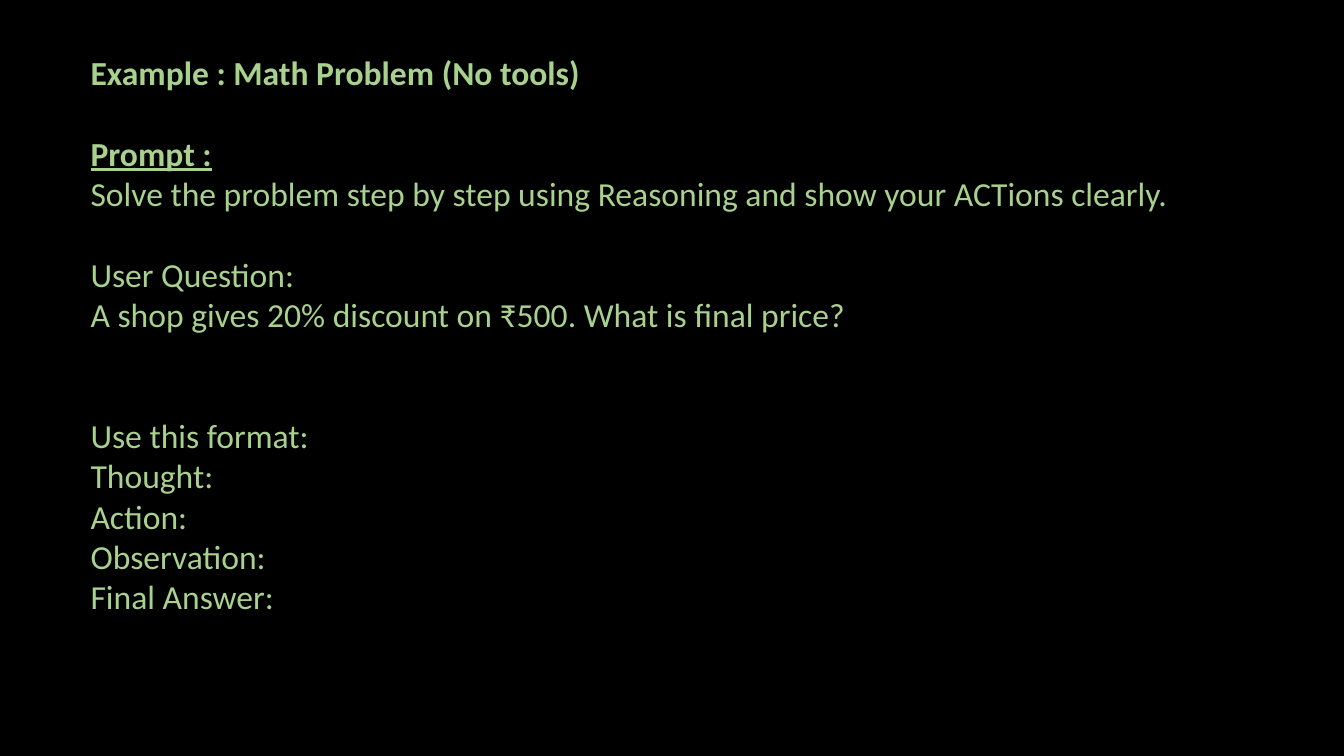
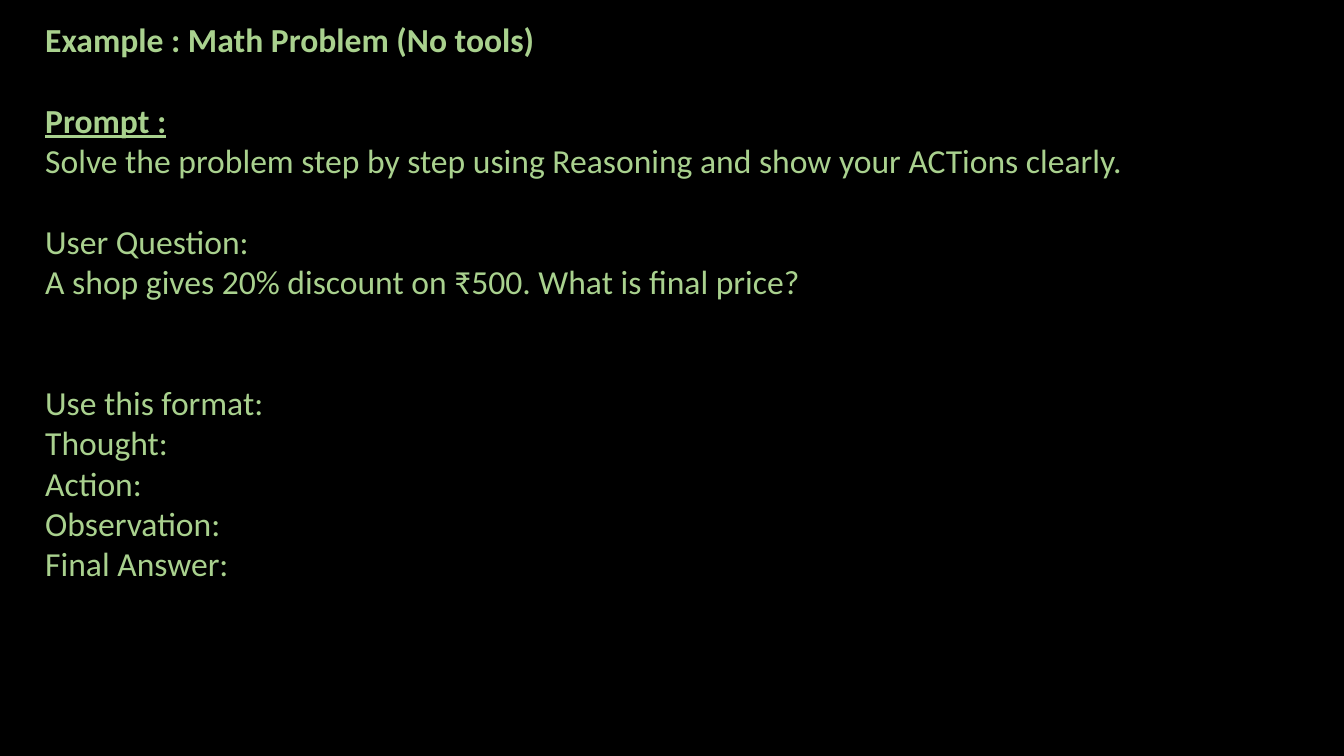
Before and after one commit to ash322ash422/youtube, a slide deck: slide 3 of prompt_engineering/pe-4-advanced-ReAct_prompting.pptx. Drawn at 1344x756 pixels with LibreOffice and Linux fonts; fonts in the diff are those of the drawing; background and template pictures are left out. Boxes give left, top, right and bottom in pixels: in the first picture for what was removed or moved away, otherwise in the second. Text is boxed around its words. In the diff, an @@ line names an element or a change of style, - is before the commit and + after.

```diff
--- a/prompt_engineering/pe-4-advanced-ReAct_prompting.pptx
+++ b/prompt_engineering/pe-4-advanced-ReAct_prompting.pptx
@@ text "Example : Math Problem (No ..." moved from (x1=91, y1=60, x2=1167, y2=610) to (x1=45, y1=27, x2=1122, y2=577) @@
```
Also in this commit, not shown: 17 other files.
